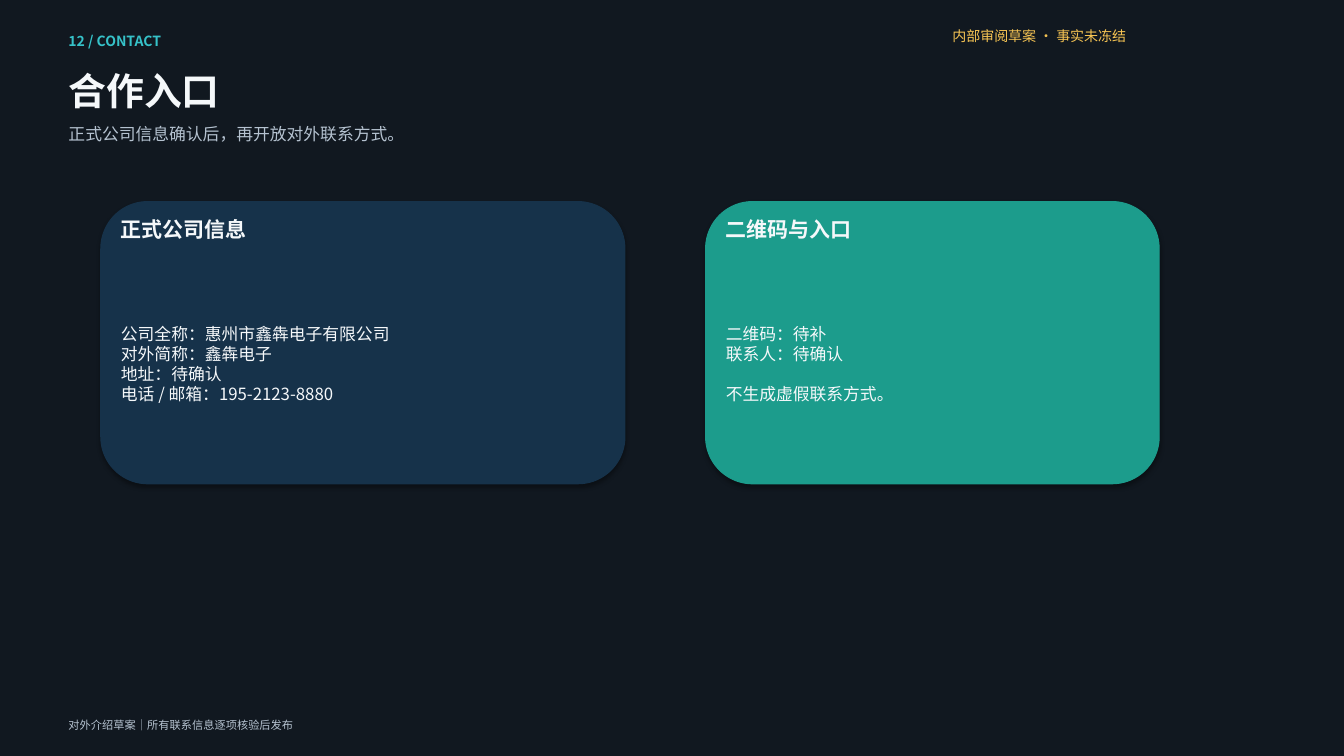
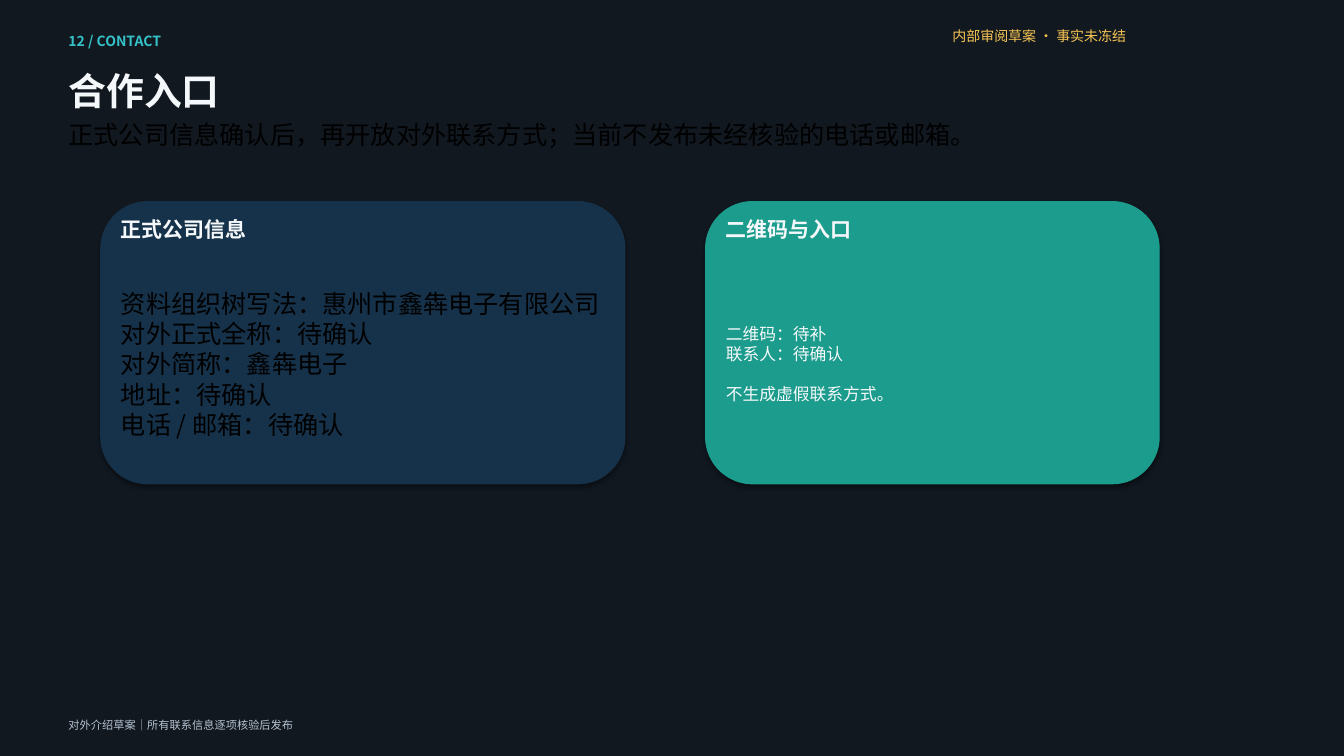
Before and after one commit to wang-minghan/notbook, a slide deck: slide 12 of 02_Areas/工作经历/鑫犇电子有限公司/06_公司公共/公司介绍PPT/exports/鑫犇电子公司介绍.pptx. Drawn at 1344x756 pixels with LibreOffice and Linux fonts; fonts in the diff are those of the drawing. Boxes give left, top, right and bottom in pixels: in the first picture for what was removed or moved away, otherwise in the second. Text is boxed around its words. In the diff, an @@ line names an element or a change of style, - is before the commit and + after.

```diff
--- a/02_Areas/工作经历/鑫犇电子有限公司/06_公司公共/公司介绍PPT/exports/鑫犇电子公司介绍.pptx
+++ b/02_Areas/工作经历/鑫犇电子有限公司/06_公司公共/公司介绍PPT/exports/鑫犇电子公司介绍.pptx
@@ text removed at [68,126,404,142] @@
-正式公司信息确认后，再开放对外联系方式。
@@ text at [121,292,600,436]: text changed; size 12 to 18 pt; text colour #F5F8FA to #000000 @@
-公司全称：惠州市鑫犇电子有限公司
-对外简称：鑫犇电子
-地址：待确认
-电话 / 邮箱：195-2123-8880
+资料组织树写法：惠州市鑫犇电子有限公司
+对外正式全称：待确认
+对外简称：鑫犇电子
+地址：待确认
+电话 / 邮箱：待确认
```
Also in this commit, not shown: 2 other slides changed, 16 other files.
